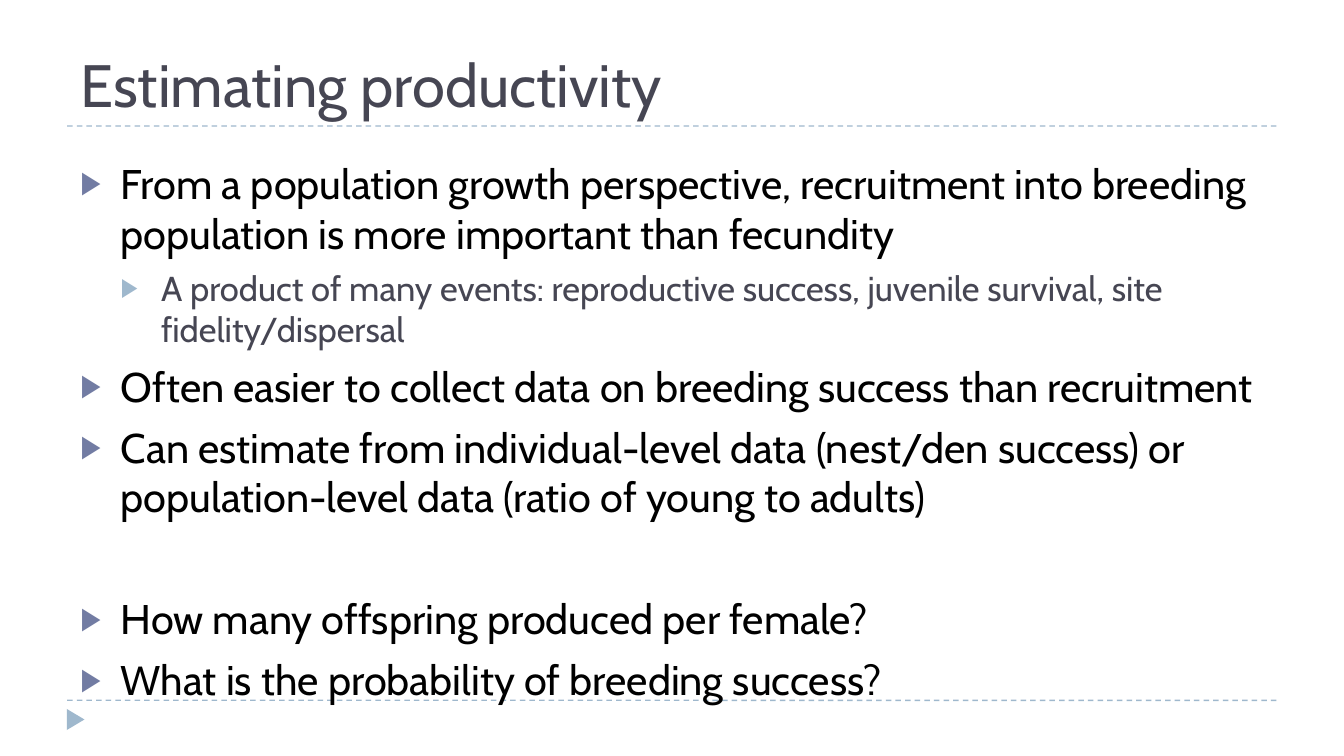
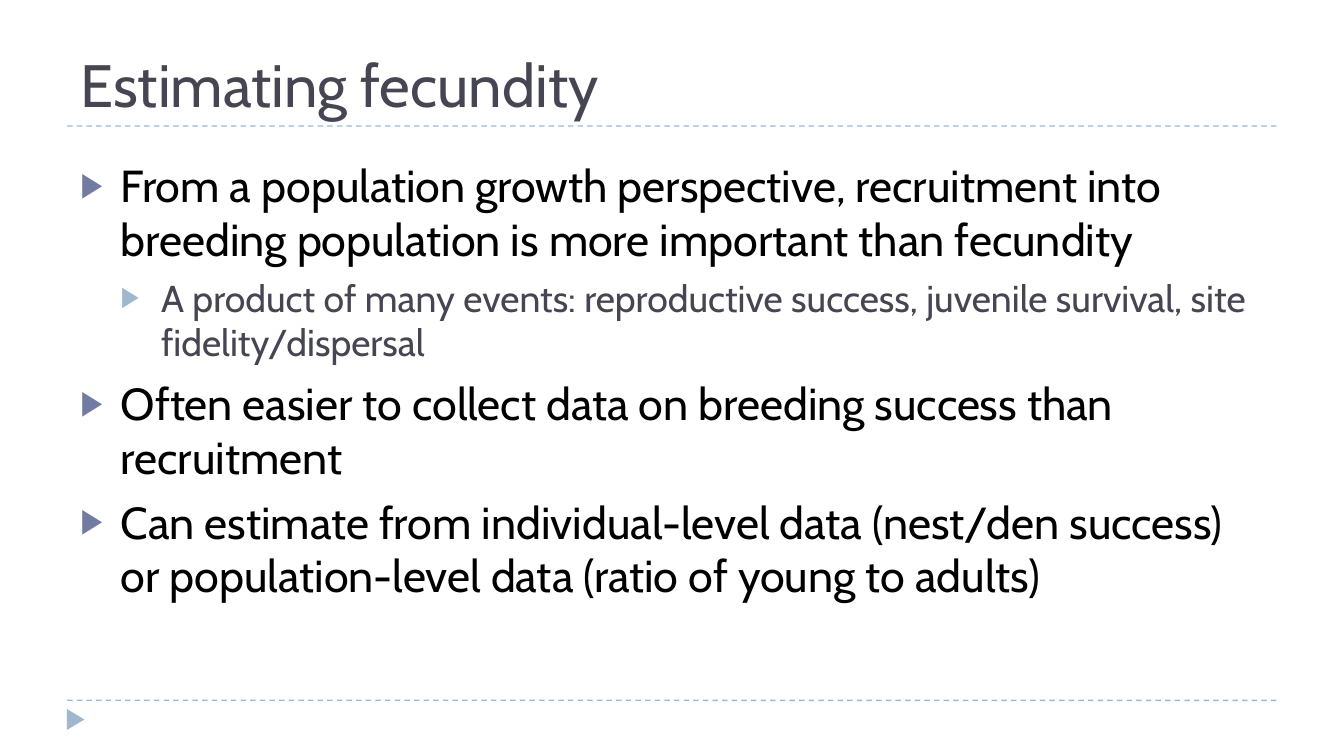
Before and after one commit to ssa200/ssa200.github.io, a slide deck: slide 5 of static/lectures/05_demo-data.pptx. Drawn at 1344x756 pixels with LibreOffice and Linux fonts; fonts in the diff are those of the drawing; background and template pictures are left out. Boxes give left, top, right and bottom in pixels: in the first picture for what was removed or moved away, otherwise in the second. Text is boxed around its words. In the diff, an @@ line names an element or a change of style, - is before the commit and + after.

```diff
--- a/static/lectures/05_demo-data.pptx
+++ b/static/lectures/05_demo-data.pptx
@@ title at (80,62,599,121): text changed @@
-Estimating productivity
+Estimating fecundity
@@ text "From a population growth perspective, ..." at (121,168,1246,603): size 22.2 to 24 pt in "From a population growth perspective, recruitment into ...", "Often easier to collect data on breeding ...", "Can estimate from individual-level data (nest/den success) ..."; size 18.5 to 20 pt in "A product of many events: reproductive success, ..." @@
@@ text at (121,603,881,705): paragraphs removed @@
-▶ How many offspring produced per female?
-▶ What is the probability of breeding success?
```
Also in this commit, not shown: 6 slides added, 5 other files.
